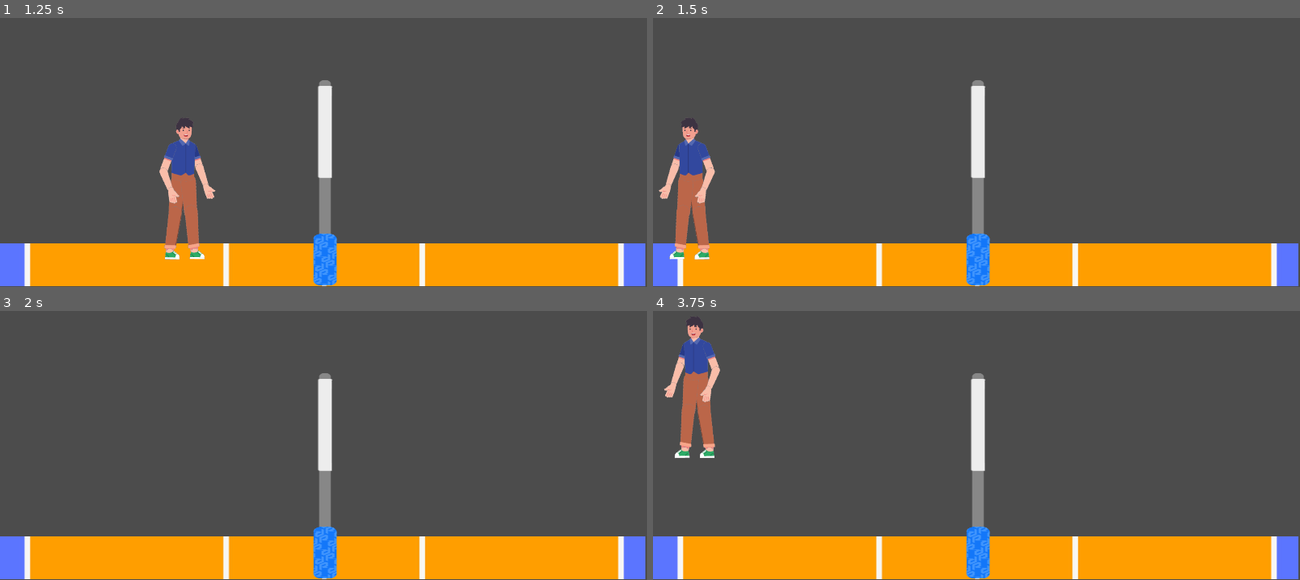
Above: before the commit, frames 1-4 (two rows, left to right).
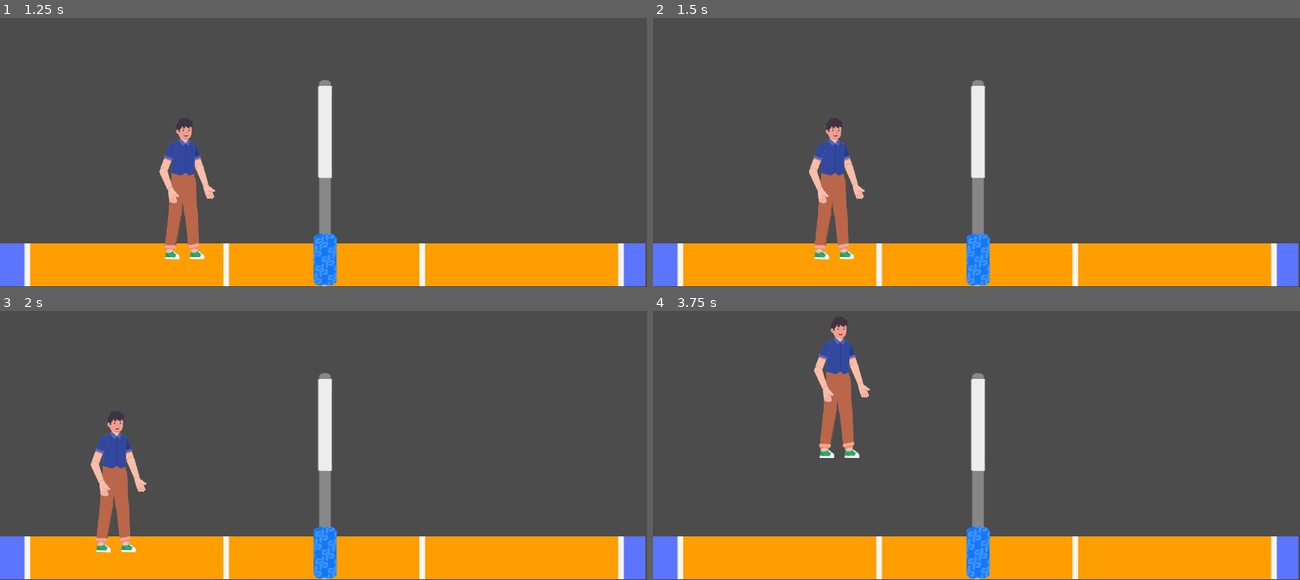
Above: after the commit, the same moments.

Repository: SowinskiBraeden/VB-Strike-Godot
Game: Godot game, scene res://Main.tscn
Same seed, same stepped clock (60 frames per second), same inputs: the game is played once before the commit and once after it. The project has no main scene, so this scene is started directly.
Inputs:
- Up to frame 1 (1.25 s): tap Enter at 0.5 s; hold Right (ui_right) from 0.53 s (still down)
- Up to frame 2 (1.5 s): release Right (ui_right) at 1.28 s; hold Left (ui_left) from 1.28 s (still down)
- Up to frame 3 (2 s): keep holding Left (ui_left)
- Up to frame 4 (3.75 s): release Left (ui_left) at 2.03 s; hold Right (ui_right) 2.03-2.78 s; hold Up (ui_up) 2.78-3.53 s; hold Left (ui_left) from 3.53 s (still down)

Frame 1 is identical in both runs. In frame 2, 4.5% of the frame differs, in the area x 0-33%, y 37-90%; in frame 3, 2.3%; in frame 4, 4.5%.

Commit message:
debug player infinit jump

Diff:
--- a/Court.tscn
+++ b/Court.tscn
@@ -1,14 +1,10 @@
-[gd_scene load_steps=5 format=2]
+[gd_scene load_steps=4 format=2]
 
 [ext_resource path="res://sprites/court.png" type="Texture" id=1]
-[ext_resource path="res://sprites/net.png" type="Texture" id=2]
+[ext_resource path="res://Net.tscn" type="PackedScene" id=2]
 
 [sub_resource type="RectangleShape2D" id=1]
 extents = Vector2( 526, 36.5 )
-
-[sub_resource type="CapsuleShape2D" id=2]
-radius = 14.0
-height = 396.0
 
 [node name="Court" type="StaticBody2D"]
 
@@ -17,16 +13,9 @@
 scale = Vector2( 1.24119, 0.62963 )
 texture = ExtResource( 1 )
 
-[node name="Net" type="Sprite" parent="."]
-position = Vector2( 515, 437 )
-scale = Vector2( 1.02381, 0.688139 )
-texture = ExtResource( 2 )
-
 [node name="CollisionShape2D" type="CollisionShape2D" parent="."]
 position = Vector2( 514, 603.5 )
 z_index = 3
 shape = SubResource( 1 )
 
-[node name="CollisionShape2D2" type="CollisionShape2D" parent="."]
-position = Vector2( 514, 481 )
-shape = SubResource( 2 )
+[node name="Net" parent="." instance=ExtResource( 2 )]
--- a/Scripts/Player.gd
+++ b/Scripts/Player.gd
@@ -8,7 +8,6 @@
 
 export var PlayerSpeed: int = 125
 export var Smoothness: float = 0.2
-onready var sprite = get_node("Body")
 var jump_allowed_timer: int = 0
 
 func _ready():
@@ -23,12 +22,8 @@
 	var direction = 0
 	if Input.is_action_pressed("ui_left"):
 		direction = -1
-		#sprite.set_flip_h(true)
-		sprite.set_scale(Vector2(-1, 1))
 	elif Input.is_action_pressed("ui_right"):
 		direction = 1
-		#sprite.set_flip_h(false)
-		sprite.set_scale(Vector2(1, 1))
 
 	velocity.x = lerp(velocity.x, PlayerSpeed * direction, Smoothness)
 
@@ -40,7 +35,9 @@
 		motion = velocity.slide(collision.normal)
 		velocity = move_and_slide(motion)
 
-		if Input.is_action_pressed("ui_up") and is_jump_allowed():
+		print(collision.collider.name)
+
+		if Input.is_action_pressed("ui_up") and is_jump_allowed() and collision.collider.name == "Court":
 			velocity.y -= JUMP_STRENGTH
 			jump_allowed_timer = CAN_JUMP_TIME_LIMIT
 
